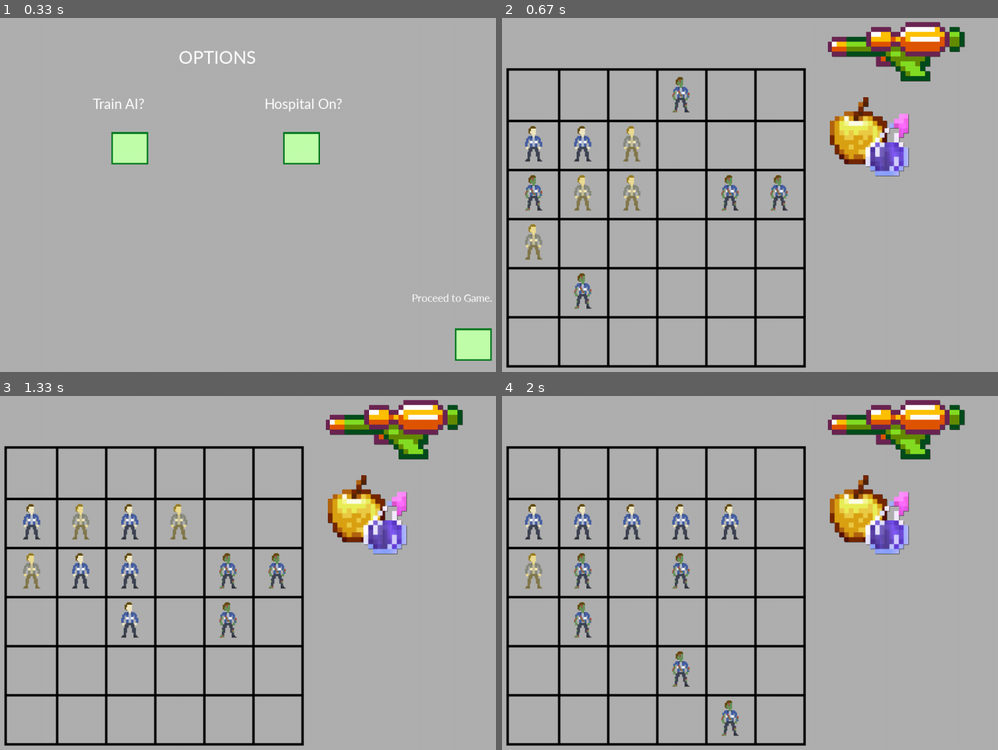
Above: before the commit, frames 1-4 (two rows, left to right).
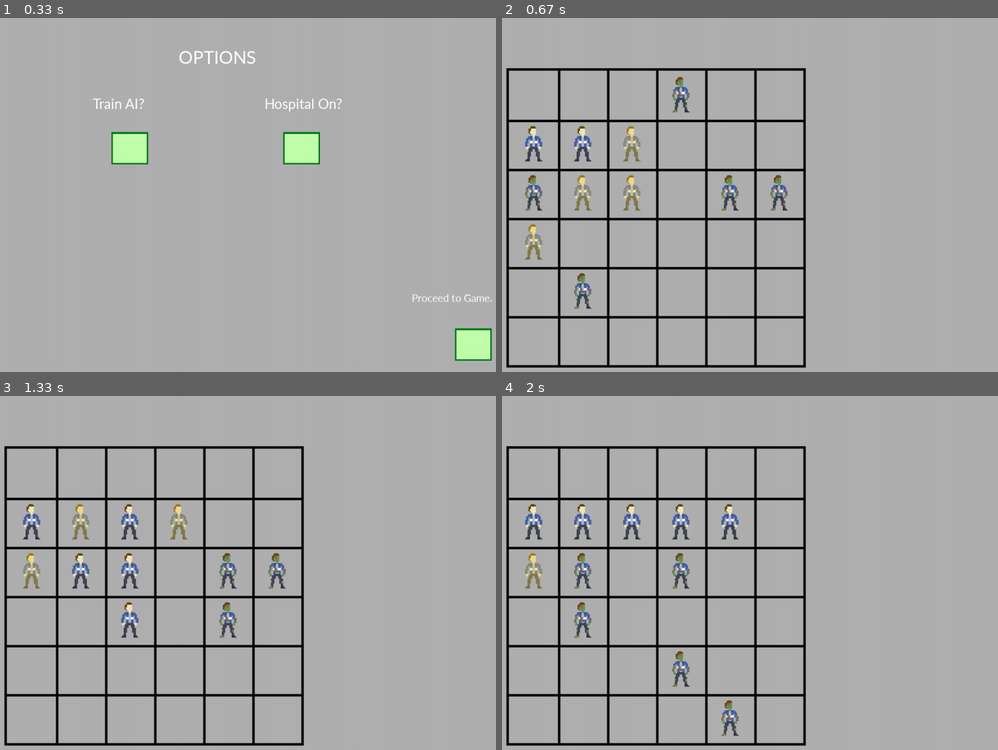
Above: after the commit, the same moments.

Repository: mayhazali/SGAI-Outbreak-Q-Willy1
Game: pygame game, started from SGAI_MK3/main.py
The game is run twice, just before and just after one commit, with the same random seed, the same clock (stepped at 60 frames per second) and the same inputs.
Inputs (mouse positions are in pixels of both pictures, inside the frame that each line leads up to):
- Up to frame 1 (0.33 s): no input
- Up to frame 2 (0.67 s): click (973, 340) at 0.38 s
- Up to frame 3 (1.33 s): no input
- Up to frame 4 (2 s): no input

Frame 1 is identical in both runs. In frame 2, 5.0% of the frame differs, in the area x 65-94%, y 1-45%; in frame 3, 5.0%; in frame 4, 5.0%.

Commit message:
removed kill/heal buttons

Diff:
--- a/SGAI_MK3/PygameFunctions.py
+++ b/SGAI_MK3/PygameFunctions.py
@@ -49,7 +49,7 @@
     """
     screen.fill(BACKGROUND)
     build_grid(GameBoard, hasHospital) # Draw the grid
-    display_buttons(heal_button, kill_button)
+    #display_buttons(heal_button, kill_button)
     display_people(GameBoard)
     return pygame.event.get()
 
--- a/SGAI_MK3/main.py
+++ b/SGAI_MK3/main.py
@@ -86,10 +86,10 @@
 
 # Buttons
 kill_img = pygame.image.load("Assets/kill_button.png").convert_alpha()
-KillButton = kill_img.get_rect(topleft=(800, 50))
+#KillButton = kill_img.get_rect(topleft=(800, 50))
 
 heal_img = pygame.image.load("Assets/heal_button.png").convert_alpha()
-HealButton = heal_img.get_rect(topleft=(800, 200))
+#HealButton = heal_img.get_rect(topleft=(800, 200))
 
 kill_button = "button"
 heal_button = "button"
@@ -99,7 +99,7 @@
 
     if qStats.totalGames % 10 == 0:
         qStats.visualize()
-    if epochs_ran % 500 == 0:
+    if epochs_ran % 1000 == 0:
         print("Game Draw - Epochs ran out!")
         GameBoard.gameFinished()
         qStats.addDraw()
